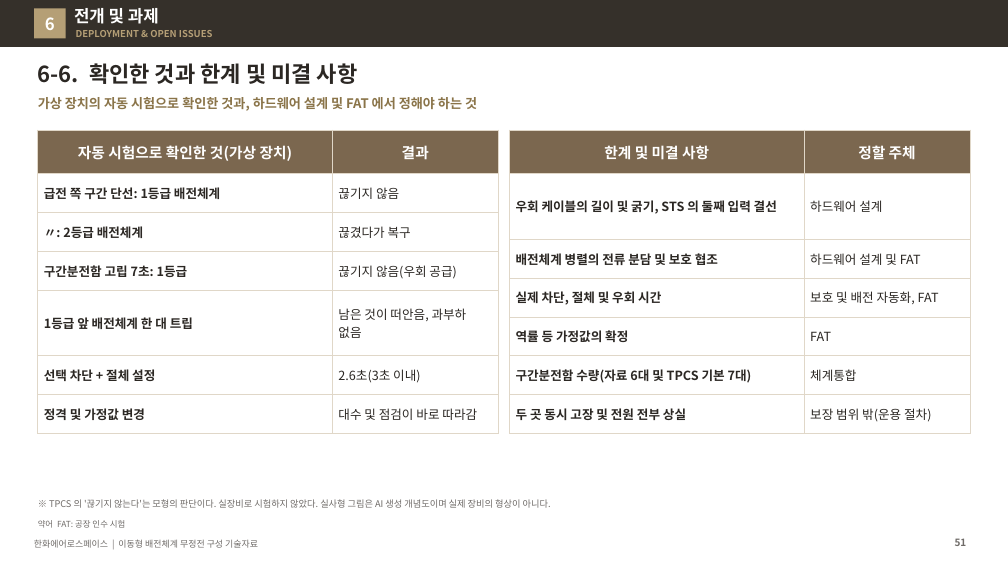
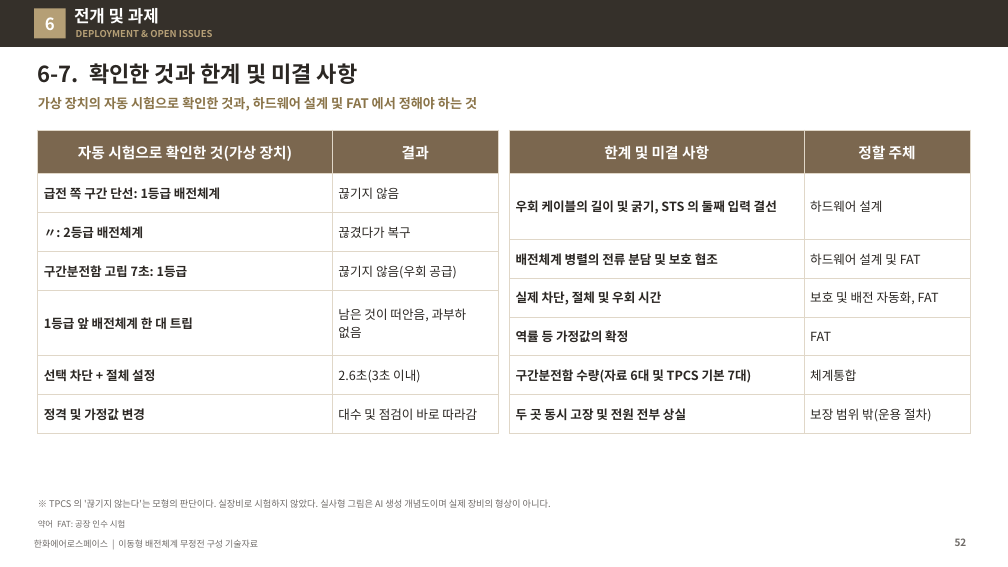
Before and after one commit to byunjd112-hue/headroom, a slide deck: slide 52 of mobile_ems/docs/out/IFPS_이동형배전체계_무정전구성_기술자료_Rev72.pptx (slide 51 before the commit). Drawn at 1008x567 pixels with LibreOffice and Linux fonts; fonts in the diff are those of the drawing. Boxes give left, top, right and bottom in pixels: in the first picture for what was removed or moved away, otherwise in the second. Text is boxed around its words. In the diff, an @@ line names an element or a change of style, - is before the commit and + after.

```diff
--- a/mobile_ems/docs/out/IFPS_이동형배전체계_무정전구성_기술자료_Rev72.pptx
+++ b/mobile_ems/docs/out/IFPS_이동형배전체계_무정전구성_기술자료_Rev72.pptx
@@ title at (38,63,358,84): text changed @@
-6-6. 확인한 것과 한계 및 미결 사항
+6-7. 확인한 것과 한계 및 미결 사항
```
Also in this commit, not shown: 5 other slides changed, 1 slide added, 3 other files.
